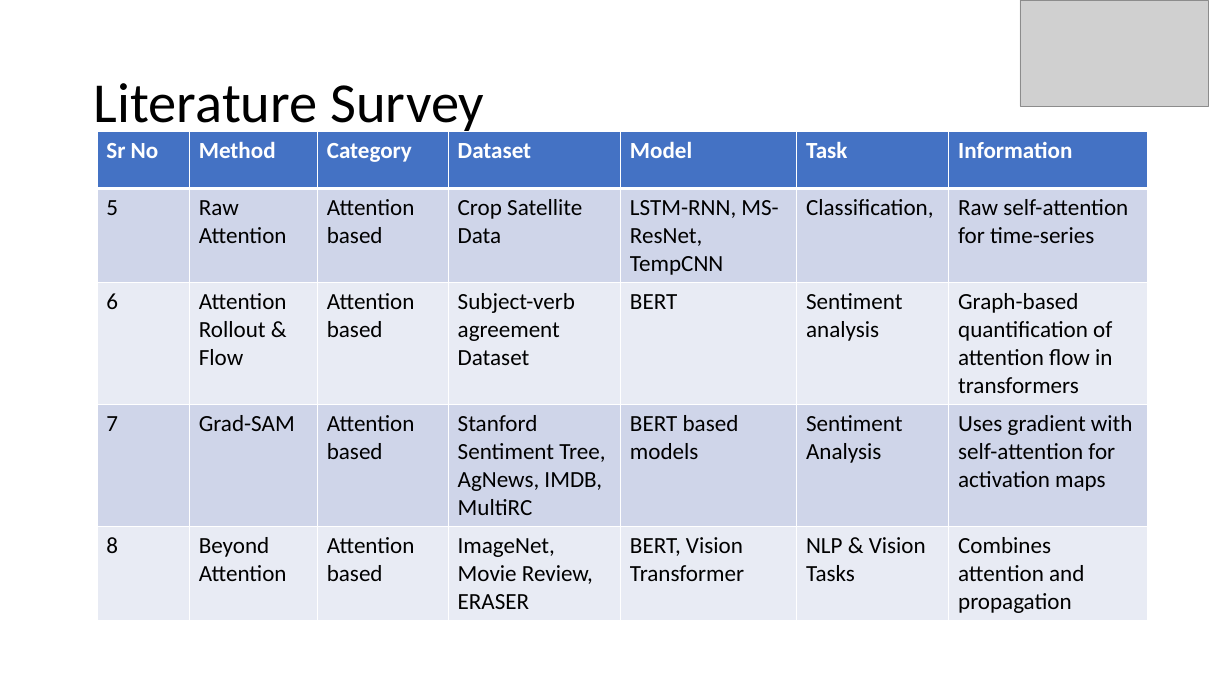
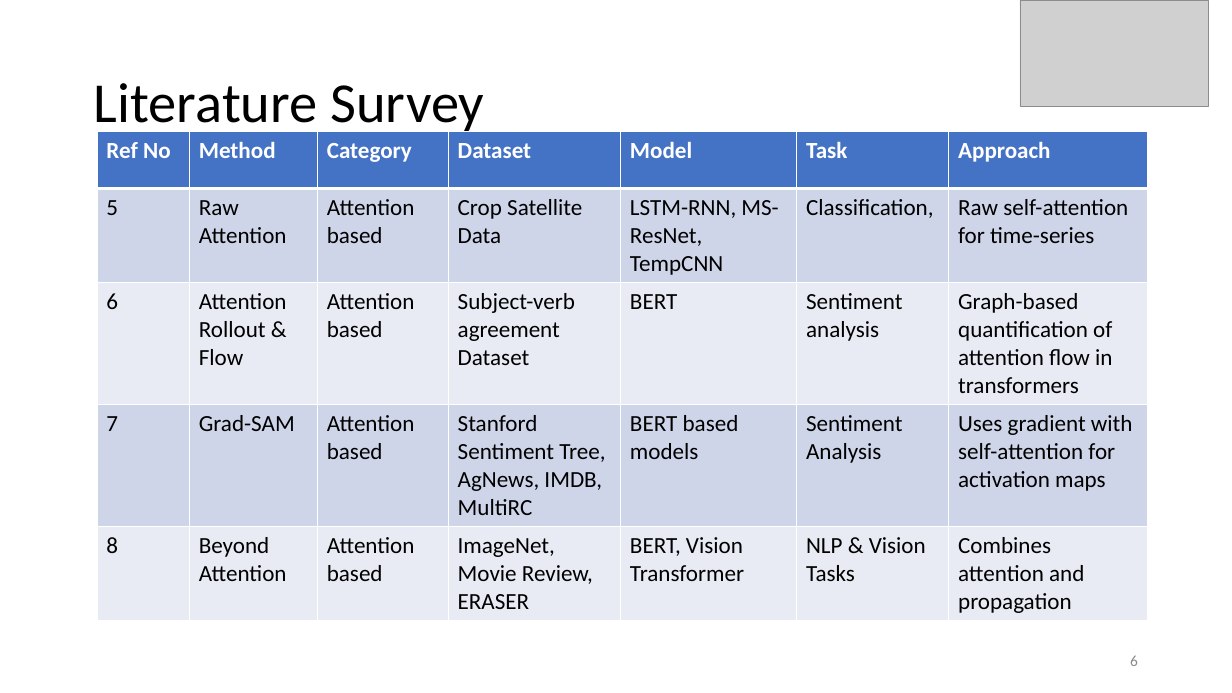
Before and after one commit to Harshtherocking/xai-honors, a slide deck: slide 6 of ref/review.pptx (slide 5 before the commit). Drawn at 1232x693 pixels with LibreOffice and Linux fonts; fonts in the diff are those of the drawing; grey boxes stand for pictures. Boxes give left, top, right and bottom in pixels: in the first picture for what was removed or moved away, otherwise in the second. Text is boxed around its words. In the diff, an @@ line names an element or a change of style, - is before the commit and + after.

```diff
--- a/ref/review.pptx
+++ b/ref/review.pptx
@@ table at bbox=[97, 131, 1149, 617] @@
-row 1, column 1: Sr No
+row 1, column 1: Ref No
-row 1, column 7: Information
+row 1, column 7: Approach
@@ page number added at bbox=[1130, 655, 1138, 666], 12 pt, text #8C8C8C @@
+6
```
Also in this commit, not shown: 14 other slides changed, 8 slides added, 2 other files.
